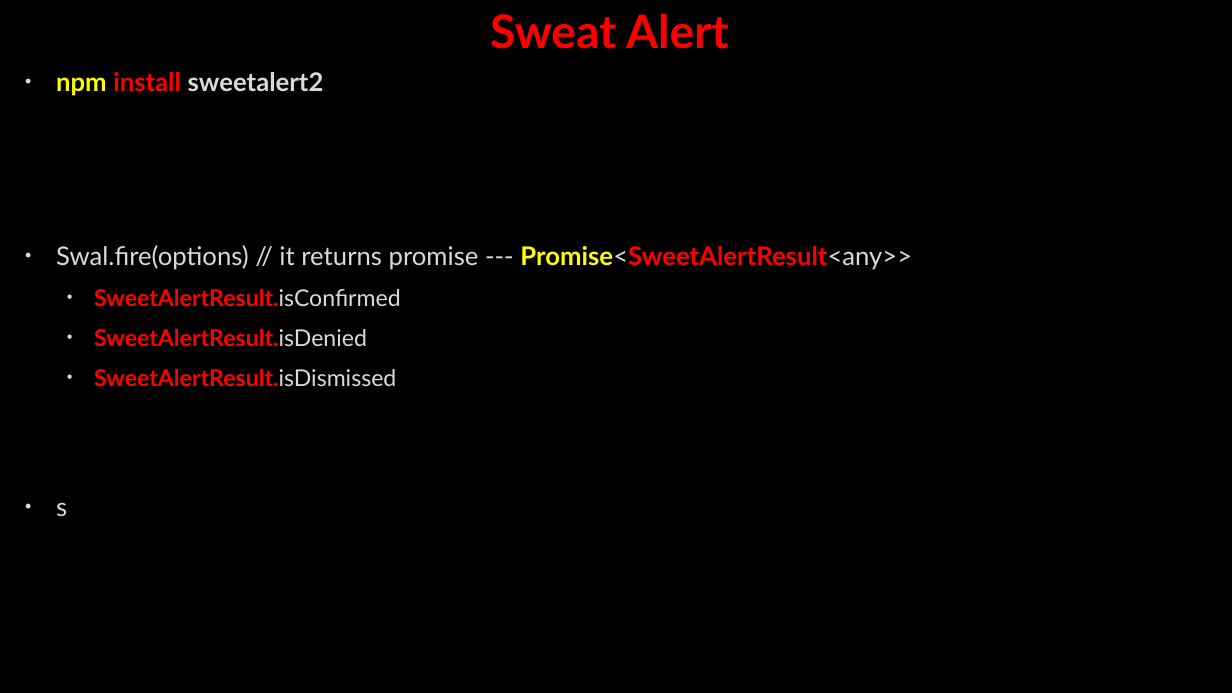
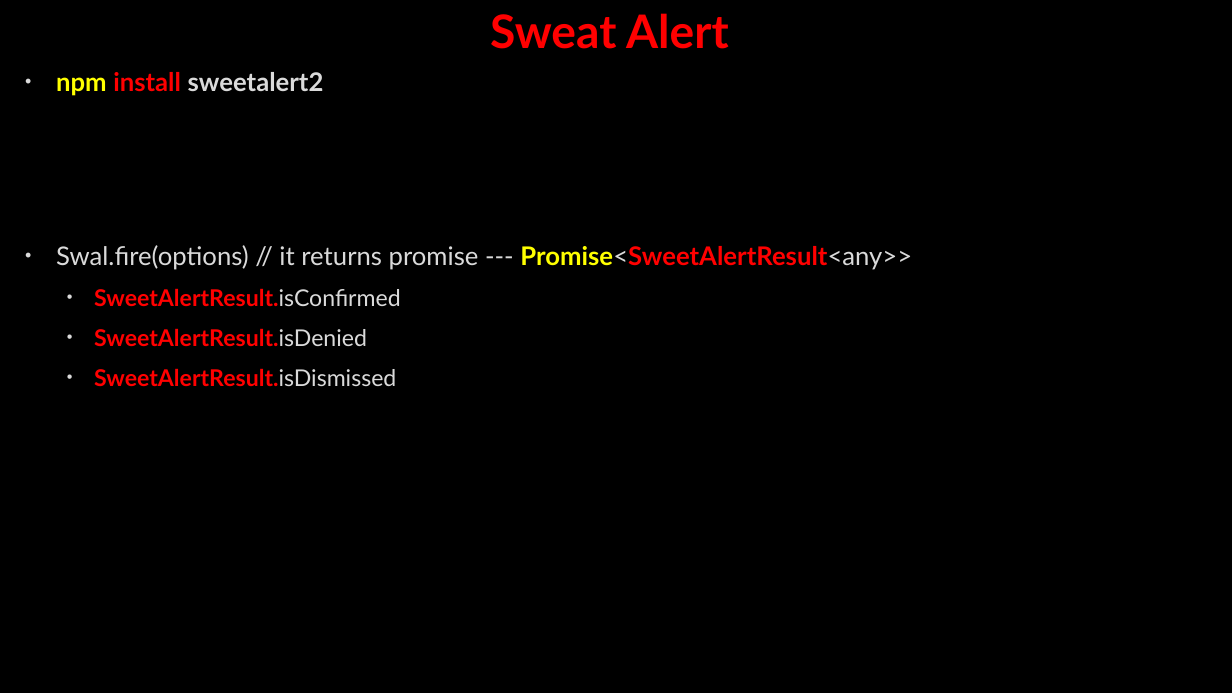
Before and after one commit to AhmedMohamedSamir1/Summary, a slide deck: slide 64 of Angular & type script/Angular.pptx (slide 54 before the commit). Drawn at 1232x693 pixels with LibreOffice and Linux fonts; fonts in the diff are those of the drawing; background and template pictures are left out. Boxes give left, top, right and bottom in pixels: in the first picture for what was removed or moved away, otherwise in the second. Text is boxed around its words. In the diff, an @@ line names an element or a change of style, - is before the commit and + after.

```diff
--- a/Angular & type script/Angular.pptx
+++ b/Angular & type script/Angular.pptx
@@ text at [56,502,67,516]: paragraph removed @@
-• s
```
Also in this commit, not shown: 4 other slides changed, 22 slides added, 1 slide removed.
